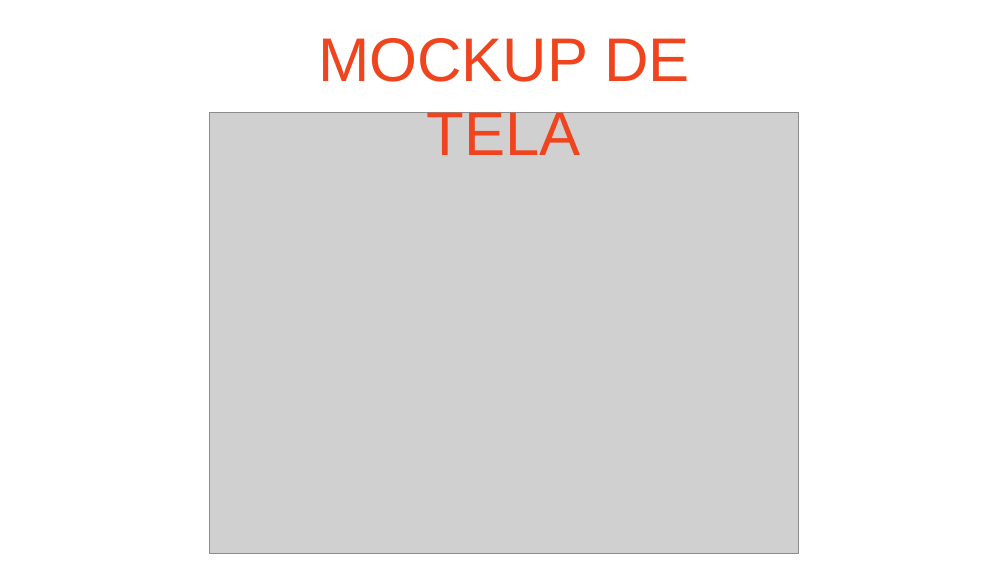
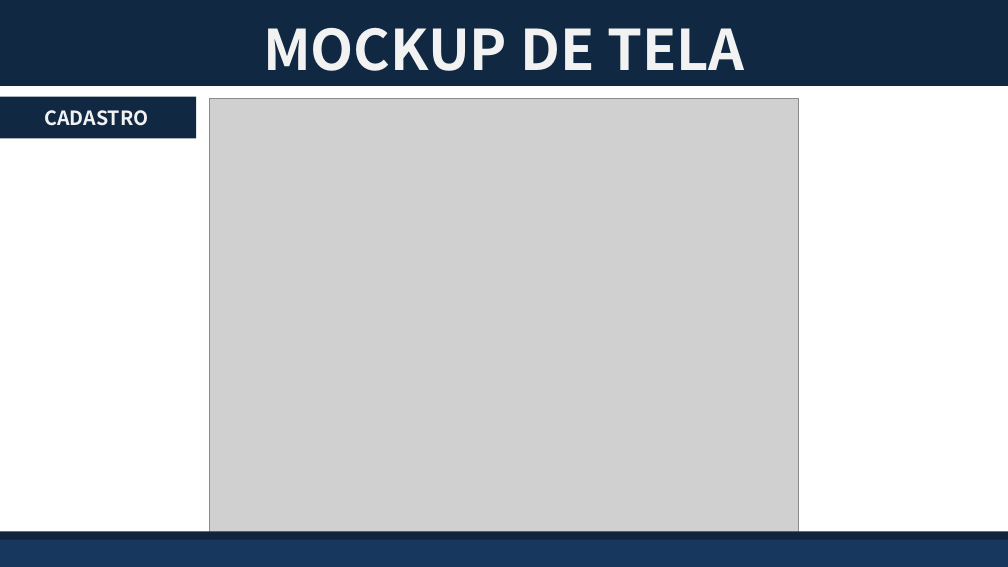
Before and after one commit to BandTec/grupo-05-adsa-20201, a slide deck: slide 10 of SuperVisorPower.pptx. Drawn at 1008x567 pixels with LibreOffice and Linux fonts; fonts in the diff are those of the drawing; grey boxes stand for pictures. Boxes give left, top, right and bottom in pixels: in the first picture for what was removed or moved away, otherwise in the second. Text is boxed around its words. In the diff, an @@ line names an element or a change of style, - is before the commit and + after.

```diff
--- a/SuperVisorPower.pptx
+++ b/SuperVisorPower.pptx
@@ rectangle added at [0,0,1008,86], fill #102842 @@
@@ text "MOCKUP DE TELA": place and size @@
-text "MOCKUP DE TELA" at [318,38,689,155]
+text "MOCKUP DE TELA" at [263,27,744,71]
@@ text "MOCKUP DE TELA" at [263,27,744,71]: size 88 to 80 pt, font Arial to Noto Sans CJK KR, text colour #EF441D to #F2F2F2, bold on @@
@@ rectangle added at [0,97,197,139], fill #102842 @@
@@ text added at [44,110,148,126], 28 pt, text #F2F2F2, bold @@
+CADASTRO
@@ picture: place and size @@
-picture at [210,113,798,553]
+picture at [210,99,798,539]
@@ rectangle added at [0,535,1008,566], fill #17375E @@
@@ rectangle added at [0,531,1008,540], fill #0F243E @@
```
Also in this commit, not shown: 13 other slides changed, 5 slides added, 3 slides removed, 3 other files.
